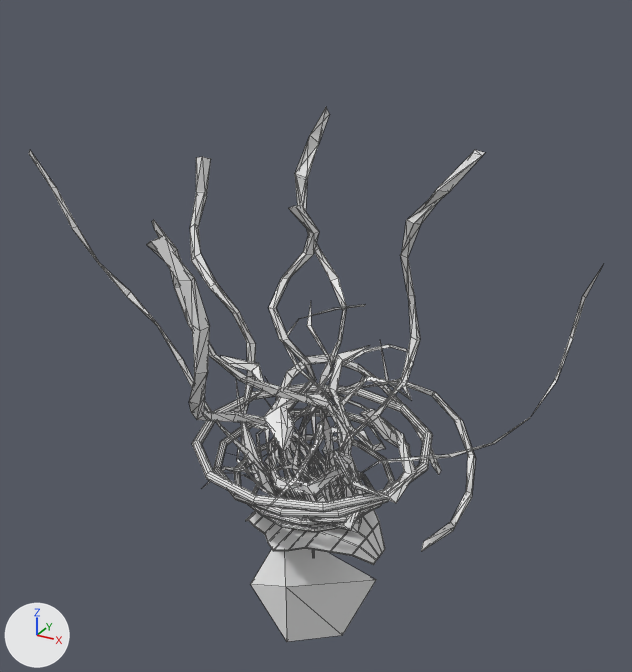
The OBJ model Assets/Models/Shoulder/epaule_0009.obj as it was, and as the next commit left it.
Both versions are drawn from a 50 mm camera at (0.874, -1.576, 1.261) aimed at (-0.025, 0.058, 0.444). Every picture has the same lights, and +X, +Y and +Z are marked at lower left. Mesh edges are drawn as thin lines. Where no turn or scale is listed for an object, it has been applied to the vertices. Vertices at the same position are counted once.

Names of what the first picture shows: 'epaule_0009'.
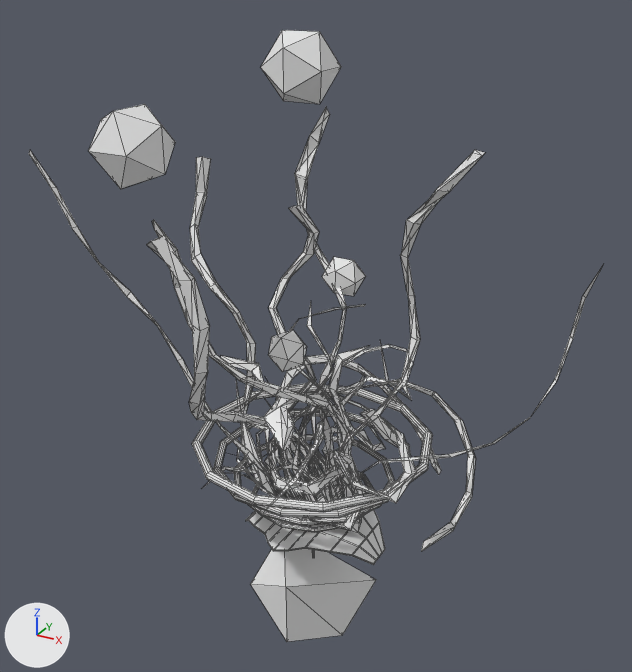
What the commit changed:
me_epaule_0009 has 1521 vertices, 2231 faces and spans x -0.574..0.595, y -0.381..0.478, z -0.353..0.919.
me_epaule_0009 is used by ob_epaule_0009; location (0.0, 0.0, 0.0).
me_epaule_0009 part 1: a new loose piece, an icosphere of 20 faces spanning x -0.152..-0.054, y 0.301..0.399, z 0.435..0.534.
me_epaule_0009 part 2: a new loose piece, an icosphere of 20 faces spanning x -0.109..-0.025, y -0.043..0.042, z 0.378..0.463.
me_epaule_0009 part 3: a new loose piece, an icosphere of 20 faces spanning x -0.057..0.075, y -0.129..0.003, z 0.992..1.124.
me_epaule_0009 part 4: a new loose piece, an icosphere of 20 faces spanning x -0.295..-0.152, y -0.366..-0.222, z 0.854..0.997.

Boxes (x1, y1, x2, y2) around the edits, measured in the pictures (632 x 672 px):
'epaule_0009', reshaped (14% taller)
    before: (29, 107, 602, 642)
    after: (29, 30, 602, 642)
part 1 of me_epaule_0009, added
    after: (322, 257, 366, 296)
part 2 of me_epaule_0009, added
    after: (268, 330, 307, 372)
part 3 of me_epaule_0009, added
    after: (261, 30, 341, 104)
part 4 of me_epaule_0009, added
    after: (89, 104, 175, 189)
